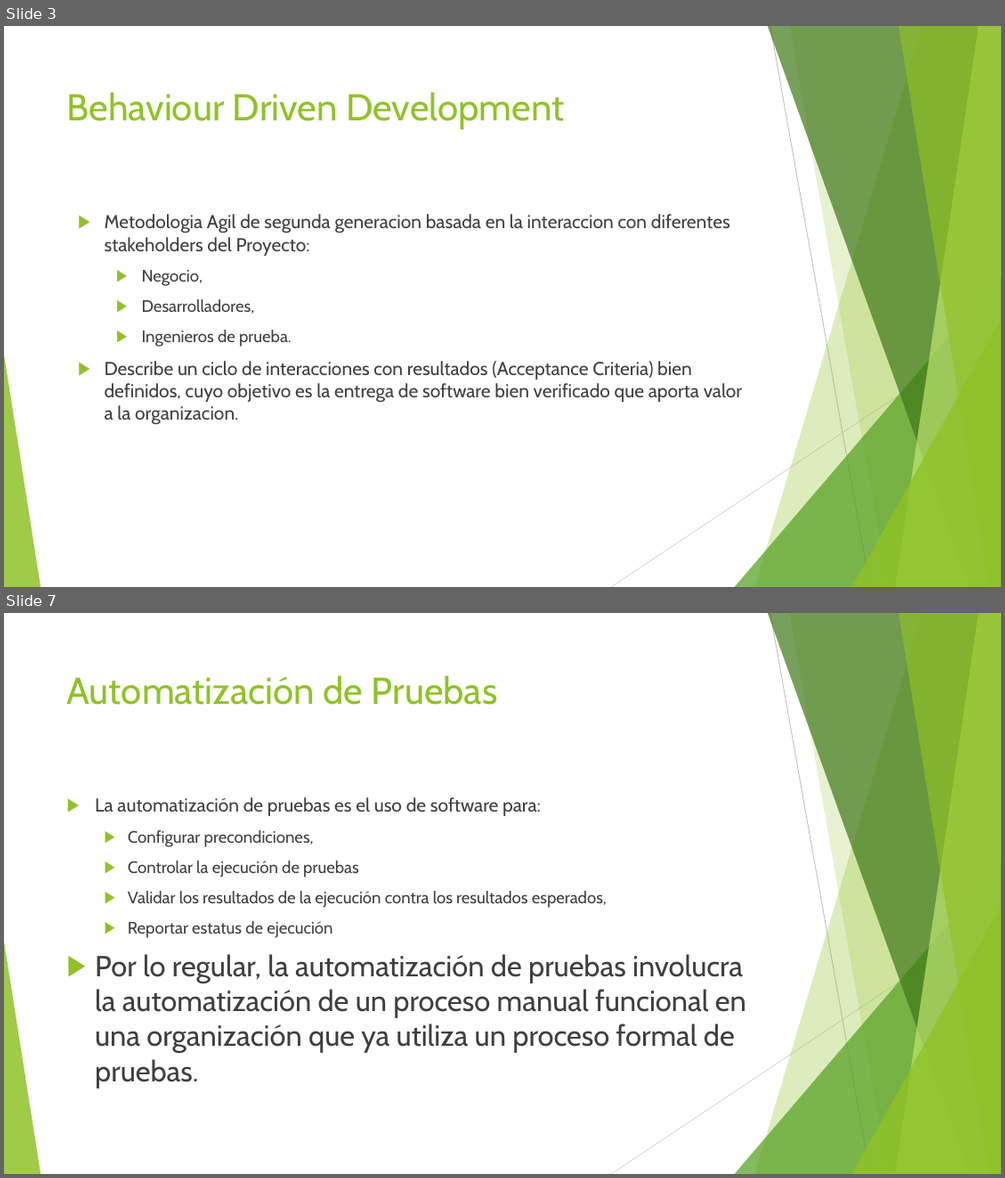
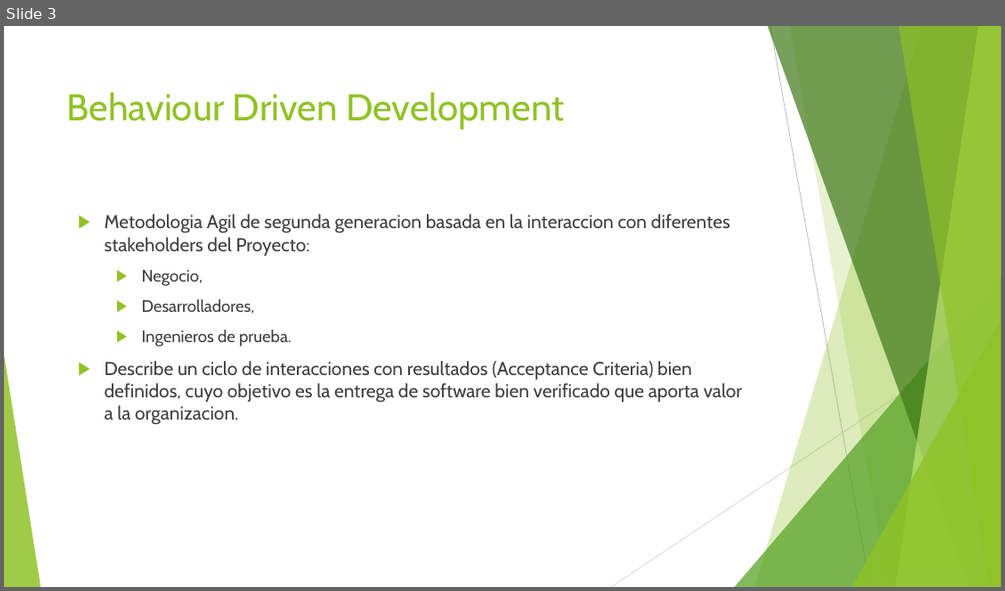
Before and after one commit to jomarnavarro/pepinazo, a slide deck: slides/Selenium Cucumber.pptx. Shown one above the other, each under a label of ours: slides 3 and 7 before the commit, slide 3 after it; the slides between them are not shown. The pictures are 1005x1178 and 1005x591 pixels, drawn with LibreOffice and Linux fonts; fonts in the diff are those of the drawing. Boxes give left, top, right and bottom in pixels: in the first picture for what was removed or moved away, otherwise in the second. Text is boxed around its words. In the diff, an @@ line names an element or a change of style, - is before the commit and + after.

```diff
--- a/slides/Selenium Cucumber.pptx
+++ b/slides/Selenium Cucumber.pptx
@@ slide 7 removed at box(4, 613, 1001, 1174), background #FFFFFF; not listed: 10 template elements that a slide beside it also shows @@
@@ title removed at box(67, 675, 498, 705) @@
-Automatización de Pruebas
@@ text removed at box(95, 797, 746, 1088) @@
-▶ La automatización de pruebas es el uso de software para:
-  ▶ Configurar precondiciones,
-  ▶ Controlar la ejecución de pruebas
-  ▶ Validar los resultados de la ejecución contra los resultados esperados,
-  ▶ Reportar estatus de ejecución
-▶ Por lo regular, la automatización de pruebas involucra la automatización de un proceso manual funcional en una organización que ya utiliza un proceso formal de pruebas.
```
Also in this commit, not shown: 2 slides changed, 4 slides added, 22 other slides removed.
